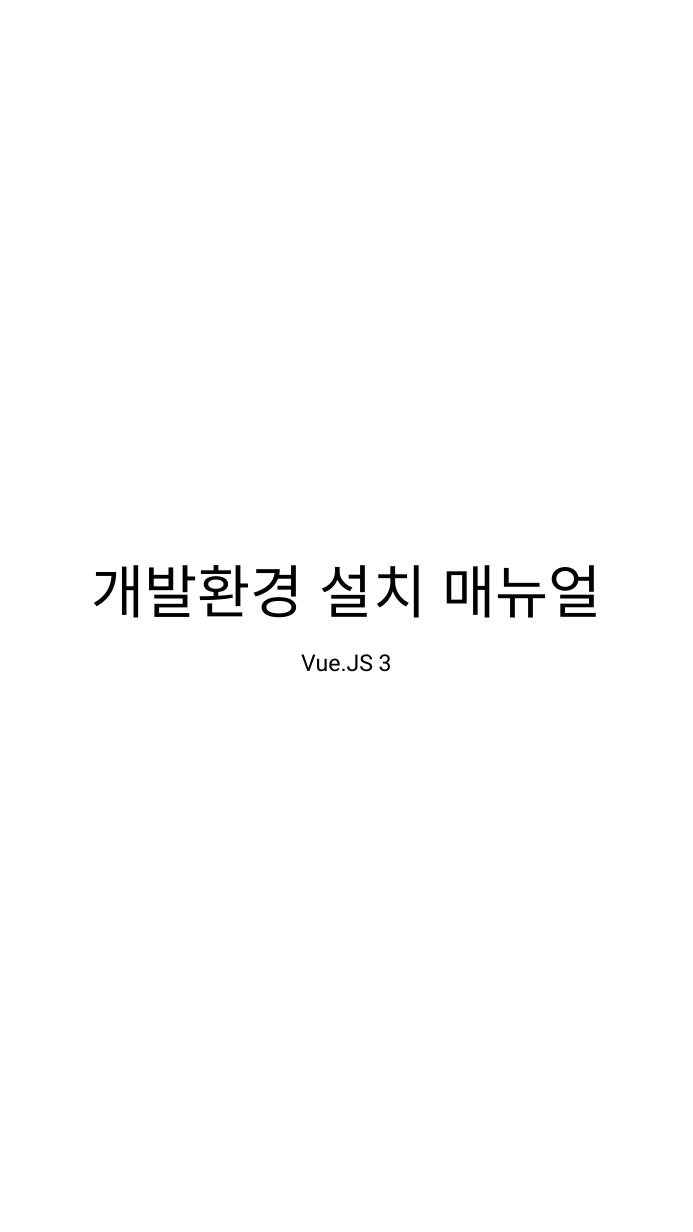
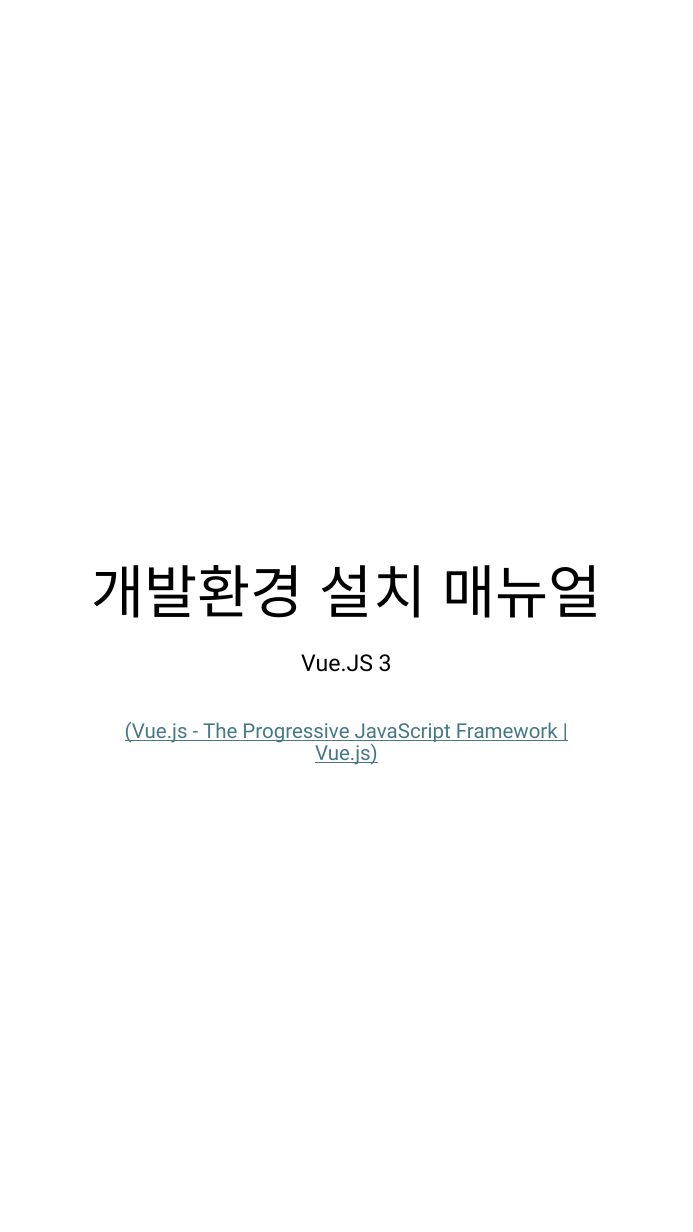
Before and after one commit to 92-seok/wooboWEB-NextJS-migration-, a slide deck: slide 1 of doc/개발환경_설치매뉴얼(Vue.JS).pptx. Drawn at 693x1232 pixels with LibreOffice and Linux fonts; fonts in the diff are those of the drawing. Boxes give left, top, right and bottom in pixels: in the first picture for what was removed or moved away, otherwise in the second. Text is boxed around its words. In the diff, an @@ line names an element or a change of style, - is before the commit and + after.

```diff
--- a/doc/개발환경_설치매뉴얼(Vue.JS).pptx
+++ b/doc/개발환경_설치매뉴얼(Vue.JS).pptx
@@ subtitle at [125, 722, 558, 765]: paragraph added @@
+(Vue.js - The Progressive JavaScript Framework | Vue.js)
```
Also in this commit, not shown: 2 other slides changed, 15 other files.
